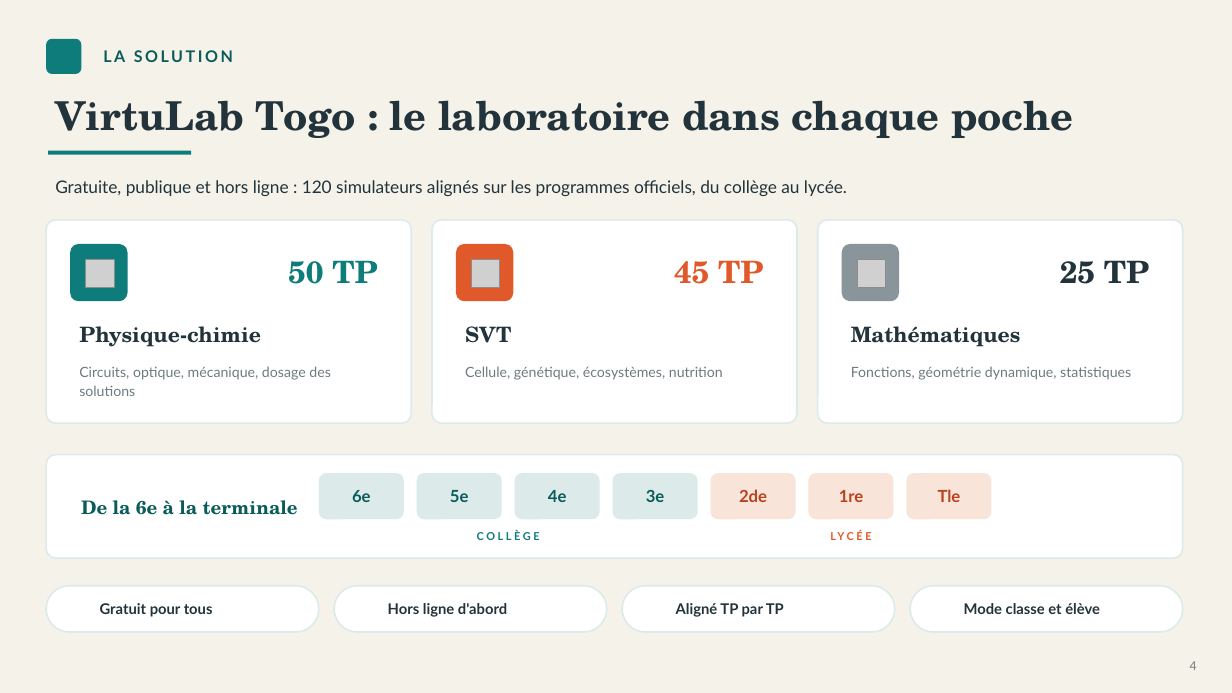
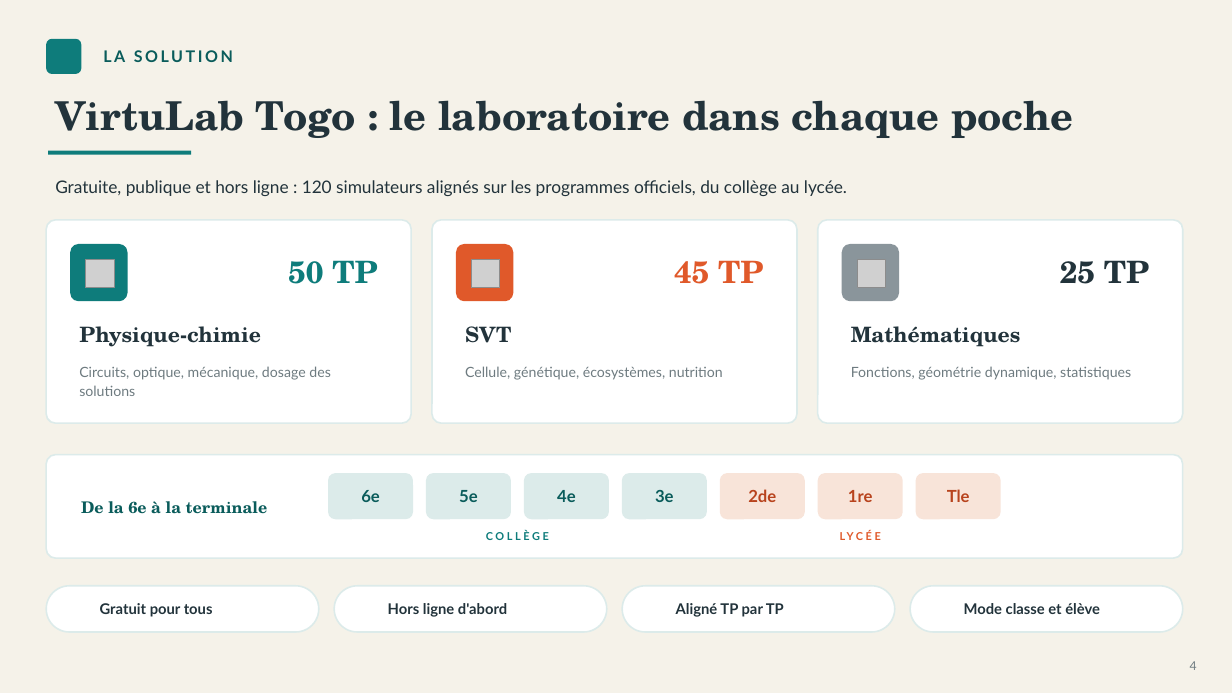
Before and after one commit to djabelo712/Saver, a slide deck: slide 4 of VirtuLab_Togo_Presentation_Dr_Pagdame_Tiebekabe.pptx. Drawn at 1232x693 pixels with LibreOffice and Linux fonts; fonts in the diff are those of the drawing; grey boxes stand for pictures; background and template pictures are left out. Boxes give left, top, right and bottom in pixels: in the first picture for what was removed or moved away, otherwise in the second. Text is boxed around its words. In the diff, an @@ line names an element or a change of style, - is before the commit and + after.

```diff
--- a/VirtuLab_Togo_Presentation_Dr_Pagdame_Tiebekabe.pptx
+++ b/VirtuLab_Togo_Presentation_Dr_Pagdame_Tiebekabe.pptx
@@ text "De la 6e à la ..." at (81,501,268,514): size 14.5 to 12.5 pt; line spacing 1.08 to 1.05 @@
@@ 9 texts, 7 rounded rectangles: place and size @@
-9 texts, 7 rounded rectangles at (319,473,992,547)
+9 texts, 7 rounded rectangles at (328,473,1001,547)
```
Also in this commit, not shown: 6 other slides changed, 1 slide added, 1 slide removed, 3 other files.
